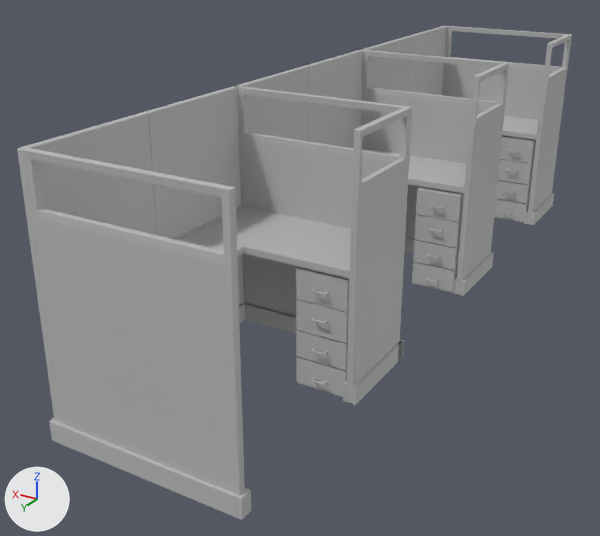
Two versions of the FBX model Assets/Static Meshes/SM_Desk03.fbx, one commit apart.
The view is the same before and after, from a 50 mm lens placed at (-0.584, 1.228, 0.431), pointed at (0.085, 0.114, -0.126). Lighting does not change. The marker at lower left points along +X, +Y and +Z. Where no turn or scale is listed for an object, it has been applied to the vertices.
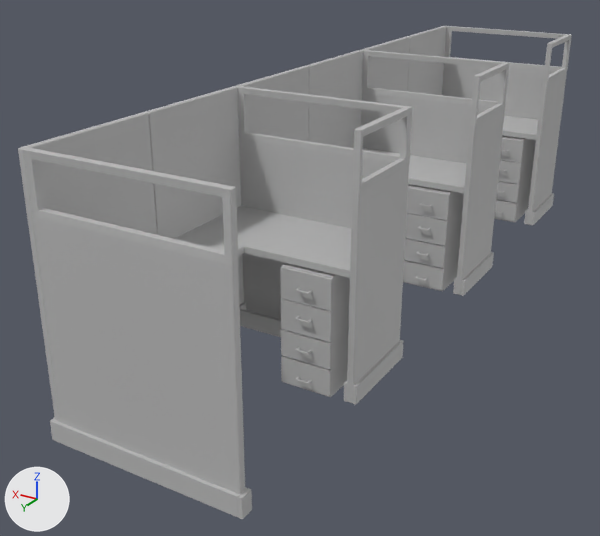
Changed parts and their boxes (x1, y1, x2, y2) in the pictures (600 x 536 px):
'pCube45', moved
    before: (32, 217, 245, 495)
    after: (32, 216, 245, 495)
'pCube43', moved
    before: (17, 112, 157, 422)
    after: (18, 112, 157, 422)
'pCube56', moved
    before: (49, 420, 240, 518)
    after: (50, 419, 240, 517)
'pCube79', moved
    before: (296, 267, 349, 312)
    after: (280, 267, 333, 311)
'pCube84', moved
    before: (296, 299, 349, 343)
    after: (281, 298, 332, 342)
'pCube87', moved
    before: (298, 266, 349, 397)
    after: (282, 263, 350, 397)
'pCube83', moved
    before: (296, 330, 348, 370)
    after: (281, 329, 332, 369)
'pCube85', moved
    before: (296, 357, 347, 396)
    after: (281, 356, 331, 396)
'pCube60', moved
    before: (413, 186, 464, 293)
    after: (403, 184, 464, 291)
'pCube63', moved
    before: (416, 189, 461, 222)
    after: (407, 187, 450, 220)
'pCube64', moved
    before: (414, 214, 459, 248)
    after: (405, 213, 448, 246)
'pCube51', moved
    before: (245, 304, 297, 334)
    after: (240, 309, 282, 337)
'pCube61', moved
    before: (413, 240, 457, 270)
    after: (404, 238, 446, 268)
'pCube65', moved
    before: (412, 262, 455, 292)
    after: (403, 260, 444, 290)
'pCube31', moved
    both: (445, 26, 572, 72)
'pCube78', moved
    before: (494, 135, 536, 223)
    after: (494, 135, 536, 222)
'pCube70', moved
    before: (500, 137, 534, 163)
    after: (500, 138, 524, 163)
'pCube75', moved
    before: (498, 159, 532, 185)
    after: (498, 160, 522, 184)
'pCube74', moved
    before: (496, 180, 529, 203)
    after: (496, 181, 519, 203)
'pCube76', moved
    before: (494, 199, 527, 222)
    after: (494, 200, 517, 221)
'pCube58', moved
    before: (237, 489, 251, 520)
    after: (238, 488, 252, 519)
'pCube86', moved
    before: (310, 377, 327, 385)
    after: (295, 376, 312, 384)
'pCube53', moved
    before: (343, 381, 347, 402)
    after: (344, 380, 347, 402)
'pCube26', deleted
    before: (397, 340, 404, 359)
'pCube77', moved
    before: (501, 211, 512, 214)
    after: (495, 211, 503, 214)
'pCube8', unchanged, covered by the edit
    before: (305, 50, 364, 148)
'pCube201', unchanged, uncovered by the edit
    after: (236, 66, 309, 141)
'pCube29', unchanged, covered by the edit
    before: (407, 26, 447, 95)
'pCube244', unchanged, uncovered by the edit
    after: (361, 37, 410, 91)

The edits, one by one:
Mesh me_mesh_075_1 is new.
It has 24 vertices, 44 faces and spans x -1.05..1.05, y -0.07..0.14, z -0.13..1.1.
It uses material mat_lambert1 (grey #bcbcbc).
Object 'pCube83' (ob_pcube83) moves from (-0.09, 0.347, -0.131) to (-0.071, 0.356, -0.131).
Object 'pCube71' (ob_pcube71) now shows me_mesh_075_1 instead of me_mesh_068.
Object 'pCube51' (ob_pcube51) moves from (-0.002, 0.215, -0.176) to (-0.002, 0.237, -0.176).
Object 'pCube60' (ob_pcube60) moves from (-0.09, -0.102, -0.132) to (-0.071, -0.099, -0.132).
Object 'pCube74' (ob_pcube74) moves from (-0.09, -0.474, -0.131) to (-0.071, -0.467, -0.131).
Object 'pCube64' (ob_pcube64) moves from (-0.09, -0.055, -0.088) to (-0.071, -0.053, -0.088).
Object 'pCube85' (ob_pcube85) moves from (-0.09, 0.347, -0.174) to (-0.071, 0.356, -0.174).
Object 'pCube26' (ob_pcube26) is deleted.
Object 'pCube79' (ob_pcube79) moves from (-0.09, 0.347, -0.041) to (-0.071, 0.356, -0.041).
Object 'pCube56' (ob_pcube56) moves from (0.0, 0.624, -0.176) to (0.0, 0.623, -0.176).
Object 'pCube86' (ob_pcube86) moves from (-0.09, 0.358, -0.171) to (-0.071, 0.367, -0.171).
Object 'pCube65' (ob_pcube65) moves from (-0.09, -0.055, -0.174) to (-0.071, -0.053, -0.174).
Object 'pCube84' (ob_pcube84) moves from (-0.09, 0.347, -0.088) to (-0.071, 0.356, -0.088).
Object 'pCube78' (ob_pcube78) moves from (-0.09, -0.521, -0.132) to (-0.071, -0.514, -0.132).
Object 'pCube53' (ob_pcube53) moves from (-0.131, 0.252, -0.176) to (-0.131, 0.251, -0.176).
Object 'pCube77' (ob_pcube77) moves from (-0.09, -0.463, -0.171) to (-0.071, -0.457, -0.171).
Object 'pCube76' (ob_pcube76) moves from (-0.09, -0.474, -0.174) to (-0.071, -0.467, -0.174).
Object 'pCube75' (ob_pcube75) moves from (-0.09, -0.474, -0.088) to (-0.071, -0.467, -0.088).
Object 'pCube58' (ob_pcube58) moves from (-0.146, 0.614, -0.176) to (-0.146, 0.613, -0.176).
Object 'pCube72' (ob_pcube72) now shows me_mesh_068 instead of me_mesh_067.
Object 'pCube70' (ob_pcube70) moves from (-0.09, -0.474, -0.041) to (-0.071, -0.467, -0.041).
Object 'pCube54' (ob_pcube54) moves from (0.146, 0.509, -0.176) to (0.146, 0.508, -0.176).
Object 'pCube52' (ob_pcube52) moves from (-0.002, 0.611, -0.176) to (-0.002, 0.61, -0.176).
Object 'pCube31' (ob_pcube31) moves from (-0.004, -0.618, 0.152) to (-0.004, -0.617, 0.152).
Object 'pCube87' (ob_pcube87) moves from (-0.09, 0.301, -0.132) to (-0.071, 0.31, -0.132).
Object 'pCube63' (ob_pcube63) moves from (-0.09, -0.055, -0.041) to (-0.071, -0.053, -0.041).
Object 'pCube61' (ob_pcube61) moves from (-0.09, -0.055, -0.131) to (-0.071, -0.053, -0.131).
Object 'pCube45' (ob_pcube45) moves from (-0.005, 0.617, 0.0) to (-0.005, 0.616, 0.0).
Object 'pCube43' (ob_pcube43) moves from (0.139, 0.517, 0.0) to (0.139, 0.516, 0.0).
